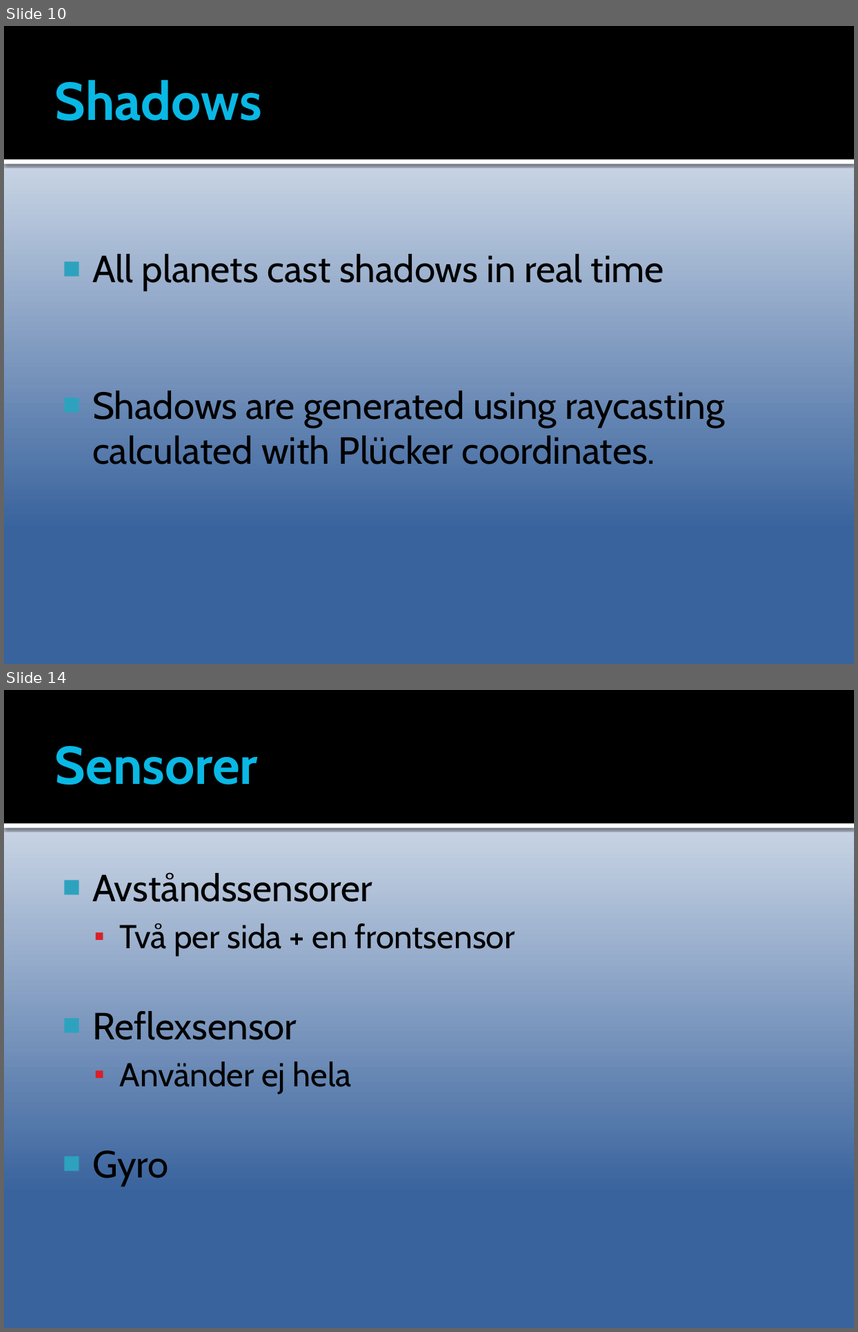
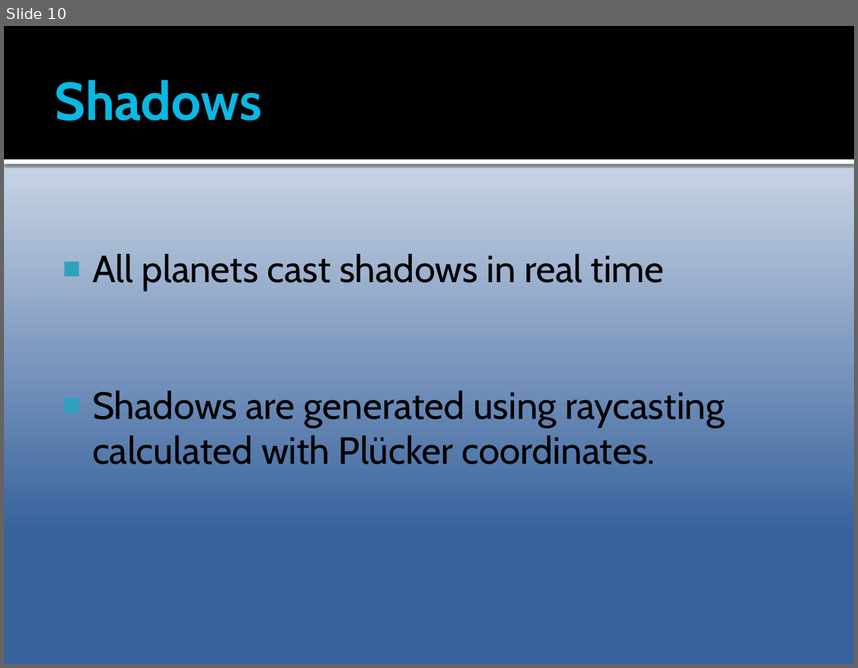
Before and after one commit to AlexanderSjoholm/CMS, a slide deck: Documentation/Presentation TSBK07 CMS.pptx. Shown one above the other, each under a label of ours: slides 10 and 14 before the commit, slide 10 after it; the slides between them are not shown. The pictures are 858x1332 and 858x668 pixels, drawn with LibreOffice and Linux fonts; fonts in the diff are those of the drawing. Boxes give left, top, right and bottom in pixels: in the first picture for what was removed or moved away, otherwise in the second. Text is boxed around its words. In the diff, an @@ line names an element or a change of style, - is before the commit and + after.

```diff
--- a/Documentation/Presentation TSBK07 CMS.pptx
+++ b/Documentation/Presentation TSBK07 CMS.pptx
@@ slide 14 removed at <box>4,690,854,1328</box>, background gradient #FFFFFF to #39639D; not listed: 2 template elements that a slide beside it also shows @@
@@ title removed at <box>55,746,258,785</box> @@
-Sensorer
@@ text removed at <box>92,872,515,1185</box> @@
-■ Avståndssensorer
-  ▪ Två per sida + en frontsensor
-■ Reflexsensor
-  ▪ Använder ej hela
-■ Gyro
```
Also in this commit, not shown: 3 slides changed, 18 other slides removed.
